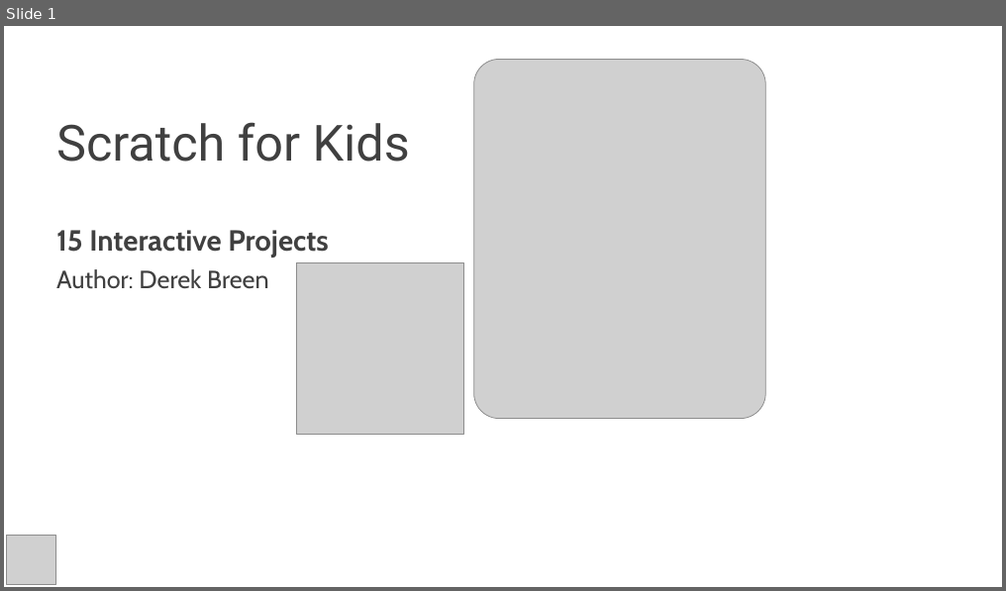
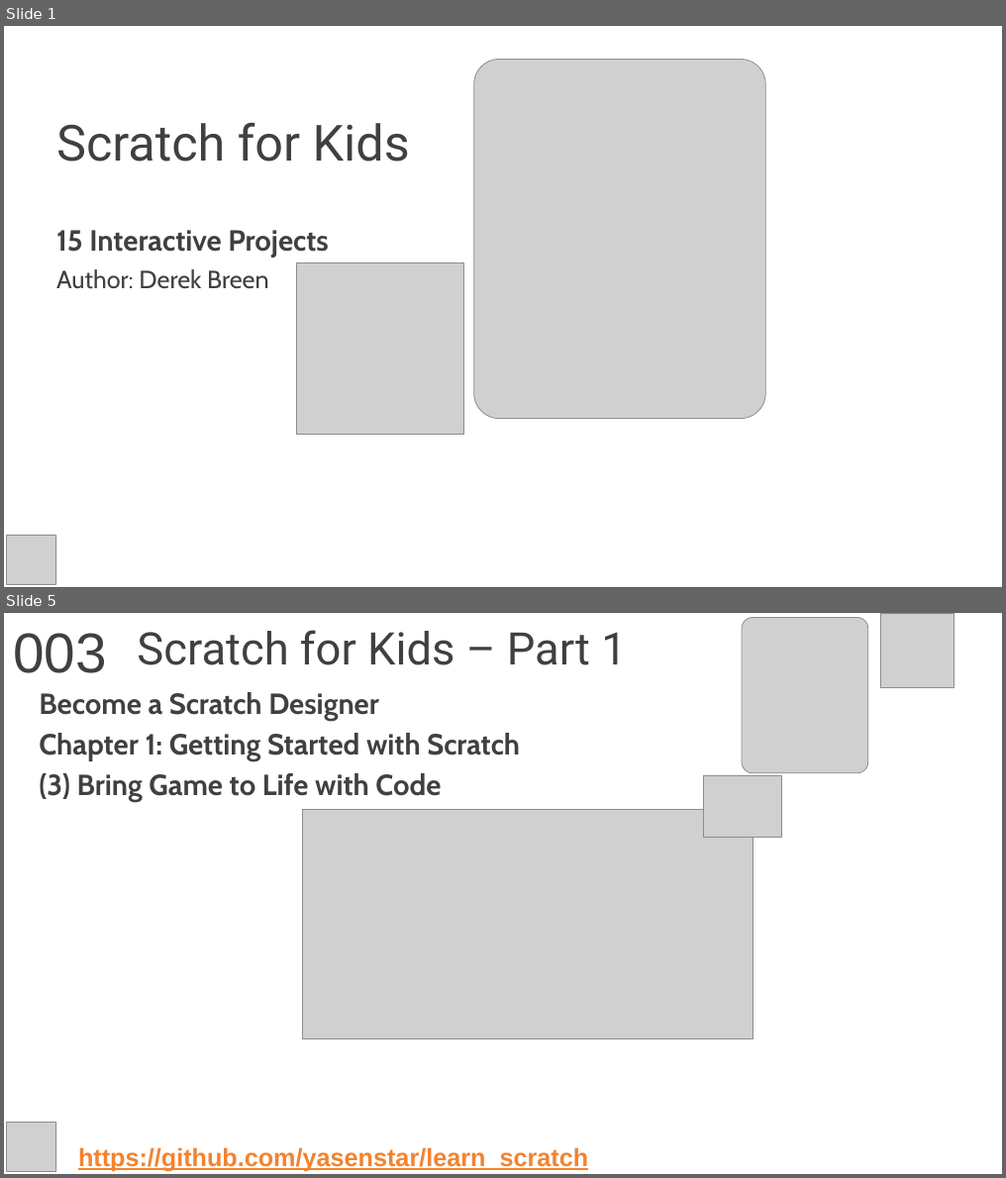
Before and after one commit to yasenstar/learn_scratch, a slide deck: scratch4kids/Scratch4Kids.pptx. Shown one above the other, each under a label of ours: slide 1 before the commit, slides 1 and 5 after it; the slides between them are not shown. The pictures are 1006x591 and 1006x1178 pixels, drawn with LibreOffice and Linux fonts; fonts in the diff are those of the drawing; grey boxes stand for pictures; background and template pictures are left out. Boxes give left, top, right and bottom in pixels: in the first picture for what was removed or moved away, otherwise in the second. Text is boxed around its words. In the diff, an @@ line names an element or a change of style, - is before the commit and + after.

```diff
--- a/scratch4kids/Scratch4Kids.pptx
+++ b/scratch4kids/Scratch4Kids.pptx
@@ slide 5 added at (4,613,1002,1174), background picture (left out) @@
@@ text added at (13,633,107,673), 54 pt, text #404040 @@
+003
@@ title added at (137,630,626,665), 43.2 pt, text #404040 @@
+Scratch for Kids – Part 1
@@ picture added at (743,618,868,773) @@
@@ picture added at (880,613,954,688) @@
@@ subtitle added at (39,692,520,802), 28 pt, text #404040, bold @@
+Become a Scratch Designer
+Chapter 1: Getting Started with Scratch
+(3) Bring Game to Life with Code
@@ picture added at (704,776,782,837) @@
@@ picture added at (303,809,752,1039) @@
@@ picture added at (7,1123,56,1172) @@
@@ text added at (78,1148,588,1171), 24 pt, text #F28330, bold, underline @@
+https://github.com/yasenstar/learn_scratch
```
Also in this commit, not shown: 3 slides changed, 1 other slide added, 5 other files.
